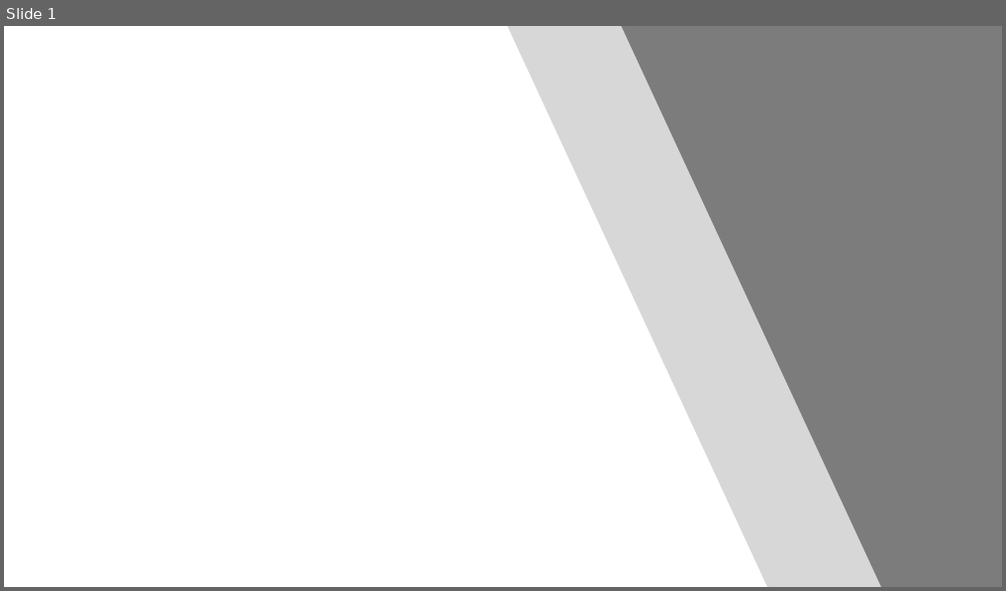
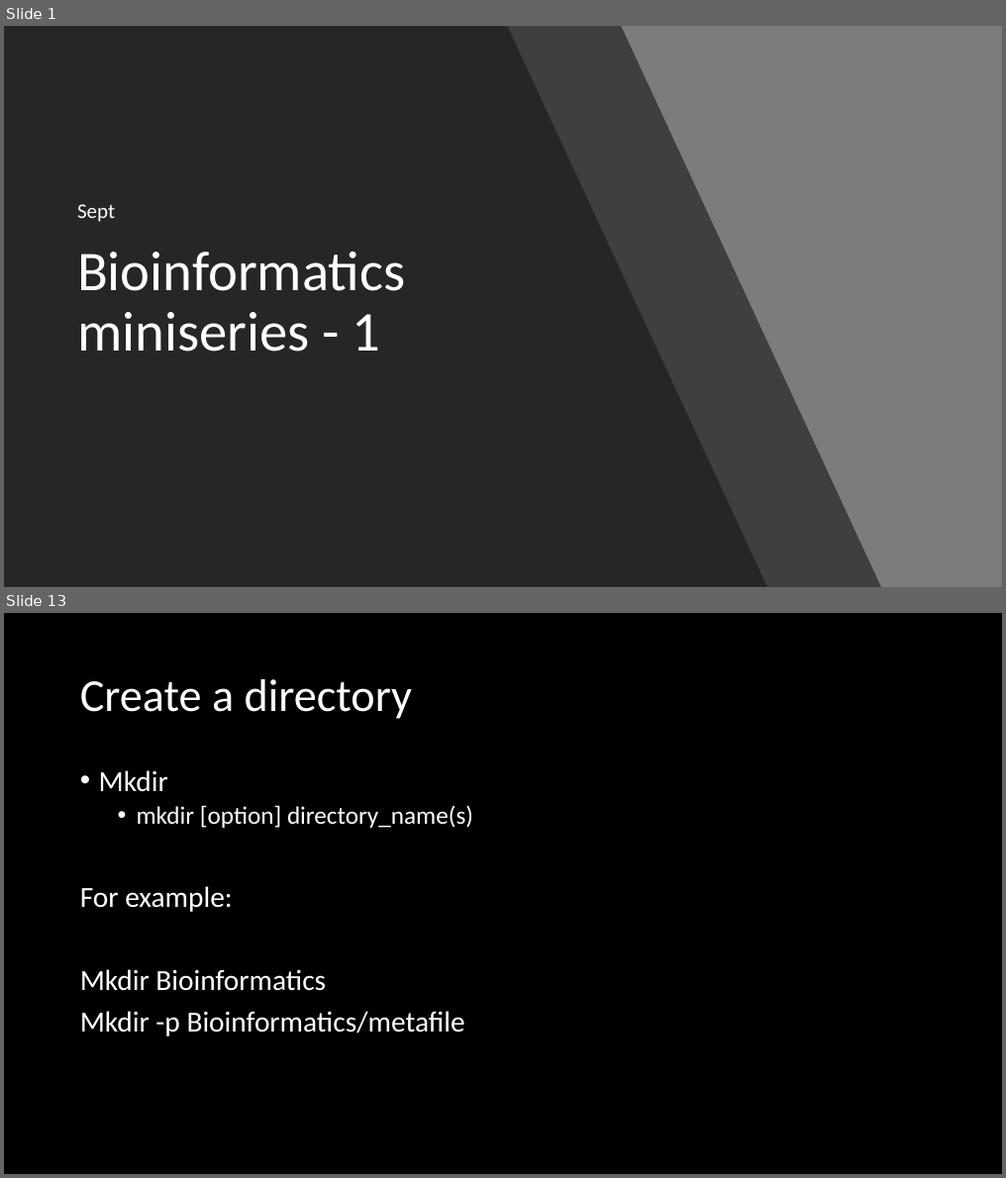
Before and after one commit to lixiaopi1985/Bioinformatics_miniseries, a slide deck: p1_linux/workshop1-linux_basic.pptx. Shown one above the other, each under a label of ours: slide 1 before the commit, slides 1 and 13 after it; the slides between them are not shown. The pictures are 1006x591 and 1006x1178 pixels, drawn with LibreOffice and Linux fonts; fonts in the diff are those of the drawing. Boxes give left, top, right and bottom in pixels: in the first picture for what was removed or moved away, otherwise in the second. Text is boxed around its words. In the diff, an @@ line names an element or a change of style, - is before the commit and + after.

```diff
--- a/p1_linux/workshop1-linux_basic.pptx
+++ b/p1_linux/workshop1-linux_basic.pptx
@@ slide 13 added at (4,613,1002,1174), background #000000 @@
@@ title added at (80,679,412,719), 44 pt, text #FFFFFF @@
+Create a directory
@@ text added at (80,770,473,1037), 28 pt, text #FFFFFF @@
+• Mkdir
+  • mkdir [option] directory_name(s)
+For example:
+Mkdir Bioinformatics
+Mkdir -p Bioinformatics/metafile
@@ slide 1 changed as well @@
@@ freeform shape at (4,26,767,587): fill #FFFFFF to #262626 @@
@@ freeform shape at (106,26,881,587): fill #FFFFFF at 70% opacity to #262626 at 70% opacity; outline redrawn @@
@@ subtitle added at (77,204,115,222), 20 pt, text #FFFFFF @@
+Sept
@@ title added at (77,252,405,352), 54 pt, text #FFFFFF @@
+Bioinformatics miniseries - 1
```
Also in this commit, not shown: 4 other slides changed, 48 other slides added, 5 slides removed.
